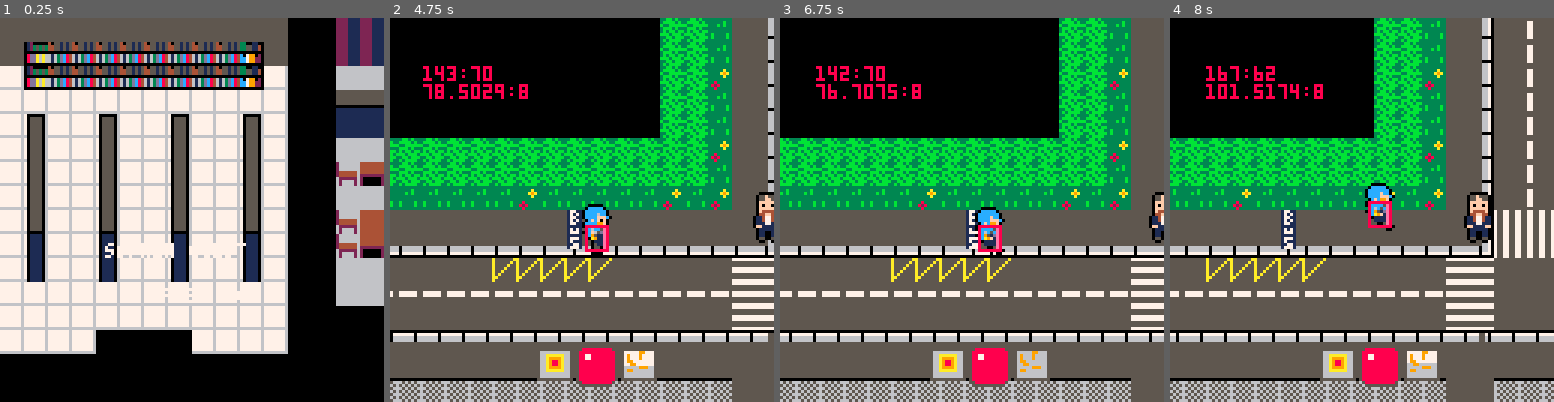
Above: before the commit, frames 1-4 (left to right).
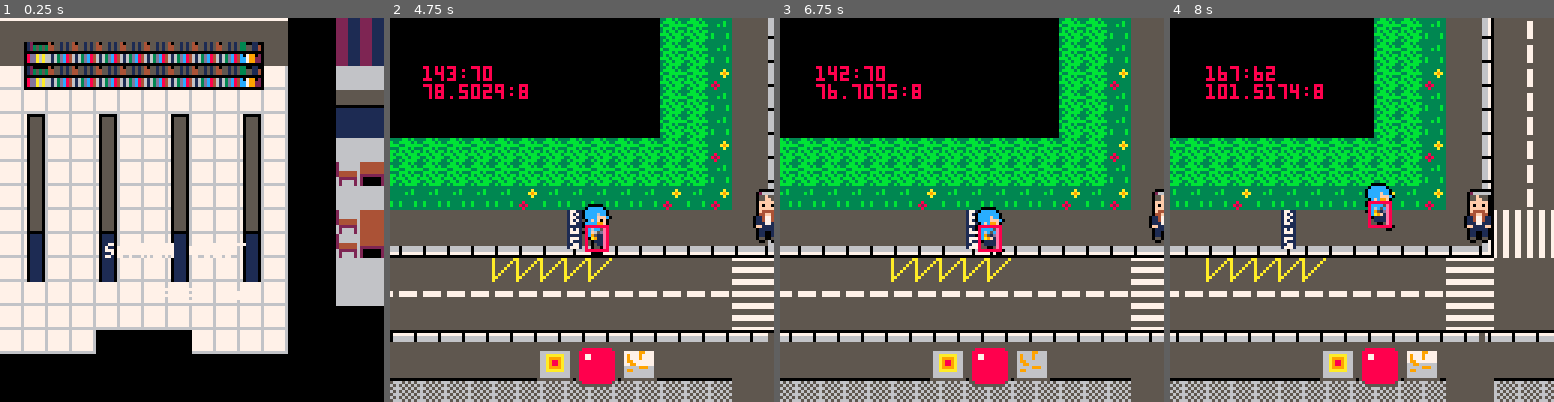
Above: after the commit, the same moments.

Repository: JasonHaenlin/pico-8-sophiaquest
Game: PICO-8 cartridge sophiaquest.p8
The game is run twice, just before and just after one commit, with the same random seed, the same clock (stepped at 60 frames per second) and the same inputs.
Inputs:
- Up to frame 1 (0.25 s): no input
- Up to frame 2 (4.75 s): tap X (X key) at 0.33, 1.07, 1.85, 2.97, 4.08 s; tap O (Z key) at 0.7, 1.7, 2.1, 2.5, 2.9, 3.3, 3.7, 4.1, 4.5 s; hold Right 1.6-2.1 s; hold Up 2.15-2.42 s; hold Right 2.47-3.03 s; hold Left 3.08-3.58 s; hold Down 3.63-3.97 s; hold Right 4.02-4.68 s; hold Up from 4.73 s (still down)
- Up to frame 3 (6.75 s): tap O (Z key) every 0.4 s from 4.9 to 6.5 s; release Up at 5.03 s; hold Left 5.08-5.68 s; tap X (X key) at 5.2, 6.32 s; hold Down 5.73-6.03 s; hold Right 6.08-6.58 s; hold Right from 6.63 s (still down)
- Up to frame 4 (8 s): tap O (Z key) at 6.9, 7.3, 7.7 s; release Right at 7.13 s; hold Up 7.18-7.45 s; tap X (X key) at 7.43 s; hold Right from 7.5 s (still down)

The runs differ from the first frame. In frame 1, 0.6% of the frame differs, in the area x 0-75%, y 0-1%; in frame 2, less than 0.1%; in frame 3, less than 0.1%; in frame 4, less than 0.1%.

Commit message:
Redifined walls in offices and added victory music.

Diff:
--- a/sophiaquest.p8
+++ b/sophiaquest.p8
@@ -1447,7 +1447,7 @@
 
 __gff__
 000000000000000000000000000000000000000000000000000000000000000000000000000000000000000000000000000000808000000002a000000000000000000000000080008000000000000000000000000000000080000000000000000000000000000080800000000000000005050505000000000000000000000000
-0000008080800000000000000000000000000080808000000000000000000000000000808080000000000000000000000000008080800000000000000000000000000000000000000000000000000000000000000000000000000000000000000000000000000000000000000000000000000000000000000000000000000000
+0000008080800000000000000000000500000080808000000000000000000000000000808080000000000000000000000000008080800000000000000000000000000000000000000000000000000000000000000000000000000000000000000000000000000000000000000000000000000000000000000000000000000000
 __map__
 0000000000000000000000000000000000000000000000000000000000000000000000000000000000000000000000000000000000000000000000000000000000000000000000000000000000000000001718180708080808080808080809181819000000000000000000000000000000000000000000000000000000000000
 0000000000000000000000000000000000000000000202215152121512505121210708080808080808080809000000000202020708080808080808080808080808080951515212151250020000000000002728281718181818181818181819282829000000000000000000000000000000000000000000000000000000000000
@@ -1455,7 +1455,7 @@
 0000000000000000000000000000000000000000000202315152121512505102212728282828282828282829000000003334021718181818181818181818181818181951515212151250020000000000001a1b1b1d0d0d1e0d0d0d1e0d0d1f1b1b1c020200000000000000000000000000000000000000000000000000000000
 0000000000000000000000000000000000000000000202215152121512505102211d1e1e1e1e0d1e1e1e1e1f000000002324021718181818181818181818181818181951515212151250020000000000001a1b1b2d2e2e2e2e2e2e2e2e2e2f1b431c020200000000000000000000000000000000000000000000000000000000
 0000000000000000000000000000000000000000000202215152121512505102212d2e04042e0d2e04042e2f000000003334022728282828282828282828282828282951515212151250020000000202021a1b1b2d2e04042e2e2e04042e2f1b531c020202020000000000000000000000000000000000000000000000000000
-0002020202020202020202020202020202020202020202315152121512505123242d2e14142e2e2e14142e2f000000002324020a0b0b0b0b0b0b0b0b0b0b0b0b0b0b0c51515212151250020000002121212121212d2e14142e2e2e14142e2f121212212121210000000000000000000000000000000000000000000000000000
+0002020202020202020202020202020202020202020202315152121512505123242d2e14142e2e2e14142e2f000000002324020a666666660b666666660b666666660c51515212151250020000002121212121212d2e14142e2e2e14142e2f121212212121210000000000000000000000000000000000000000000000000000
 0002020202020202020202020202020202020202020202215152121512505133343131121231313112123131000000003334021a1b04041b1b1b04041b1b1b04041b1c51515212151250020000005151515151515151515151515151515151515151035151510000000000000000000000000000000000000000000000000000
 0021212121212121212121212121213121212121213121315152121512505102020202121202020212120202000000000202021a1b14141b1b1b14141b1b1b14141b1c51515212151250020000006161616161616161616161616161616161616161136161610000000000000000000000000000000000000000000000000000
 0051511251515151511251515151515151035151515151515152050505505151515151515151515112121212000000005151515151515130303051513030305151515151515212151250020000001212121212121212121212121212121212120606060606120000000000000000000000000000000000000000000000000000
@@ -1468,17 +1468,17 @@
 0010101022222210101010101010101010101010101010105151101010101010101010101010101010101010000000005151515151515151515151515151515151515151515102020217181818181818181921000000000000000000000000000000000000000000000000000000000000000000000000000000000000000000
 0020202032323220202020202020202020202020202020205151202020202020202020202020202020202020000000006161616161616161616161616161616161511251515102213117181818181818181921000000000000000000000000000000000000000000000000000000000000000000000000000000000000000000
 0002121212121212161212161212164445161212162324310e0f212121212121212121212121212121212102000000007412121612121644451644451612121612121251510221232427282828282828282921000000000000000000000000000000000000000000000000000000000000000000000000000000000000000000
-0002121212121212161212161212165455161212163334020e0f21310221212121212121212121212121210200000000741212161212165455165455161212161251121251022133341d0d0d0d0d0d0d0d1f21000000000000000000000000000000000000000000000000000000000000000000000000000000000000000000
-0002070808080809161212161212166465161212162102210e0f21212121020202020202020202020202020200000000741212161212166465166465161212161251121251022131212d0d0d0d0d0d0d0d2f21000000000000000000000000000000000000000000000000000000000000000000000000000000000000000000
+0002121212121212161212161212165455161212163334020e0f21310221212121212121212121212121210200000000741212161212165455165455161212161251125151022133341d0d0d0d0d0d0d0d1f21000000000000000000000000000000000000000000000000000000000000000000000000000000000000000000
+0002070808080809161212161212166465161212162102210e0f21212121020202020202020202020202020200000000741212161212166465166465161212161251125151022131212d0d0d0d0d0d0d0d2f21000000000000000000000000000000000000000000000000000000000000000000000000000000000000000000
 000217181818181912121212121212121212121212121212121221212121020202020202020202020000000000000000741212121212121212121212121212121251125112022324212d2e2e2e2e2e2e2e2f21000000000000000000000000000000000000000000000000000000000000000000000000000000000000000000
 000227282828282912120708080808080808080808091212121207080808080808080808080902020000000000000000741212121212121212121212121212121212125112023334212d2e04042e04042e2f21000000000000000000000000000000000000000000000000000000000000000000000000000000000000000000
-00020a1b1b1b1b0c12121718181818181818181818191212121217181818181818181818181902020000000000000000741212352525362525362525362525362525261212022121022d2e14142e14142e2f02000000000000000000000000000000000000000000000000000000000000000000000000000000000000000000
+00020a666666660c12121718181818181818181818191212121217181818181818181818181902020000000000000000741212352525362525362525362525362525261212022121022d2e14142e14142e2f02000000000000000000000000000000000000000000000000000000000000000000000000000000000000000000
 00021a1b04041b1c121227282828282828282828282912121212272828282828282828282829020200000000000000007412121644451644451612121644451612121612121202310202021212301212020274000000000000000000000000000000000000000000000000000000000000000000000000000000000000000000
-00021a1b14141b1c12120a0b0b0b0b0b0b0b0b0b0b0c121212120a0b0b0b0b0b0b0b0b0b0b0c020200000000000000007412121654551654551612121654551612121612121202213112121212121212121274000000000000000000000000000000000000000000000000000000000000000000000000000000000000000000
+00021a1b14141b1c12120a0d0d0d0d0d0d0d0d0d0d0c121212120a0b0b0b0b0b0b0b0b0b0b0c020200000000000000007412121654551654551612121654551612121612121202213112121212121212121274000000000000000000000000000000000000000000000000000000000000000000000000000000000000000000
 000231121212121212121a0d0d1b1b0d0d1b1b0d0d1c121212121a0d0d1b1b0d0d1b1b0d0d1c020200000000000000007412121664651664651612121664651612121612121212020212121240414212121274000000000000000000000000000000000000000000000000000000000000000000000000000000000000000000
 000231121212121212121a1b1b1b1b1b1b1b1b1b1b1c121212121a1b1b1b1b1b1b1b1b1b1b1c020200000000000000007412121212121212121212121212121212121212121212121212121250305212121274000000000000000000000000000000000000000000000000000000000000000000000000000000000000000000
-000231121212121212121a1b1b04041b1b04041b1b1c121212121a1b1b04041b1b04041b1b1c020200000000000000007412121212121212121212121212121212121212121212121212121260616212121274000000000000000000000000000000000000000000000000000000000000000000000000000000000000000000
-000231121212121212121a1b1b14141b1b14141b1b1c121212121a1b1b14141b1b14141b1b1c020200000000000000000708080808080809020207080808080808080808080808080907080808080808080974000000000000000000000000000000000000000000000000000000000000000000000000000000000000000000
+000231121212121212121a1b1b04041b1b04041b1b1c121212121a1b1b1b1b04041b1b1b1b1c020200000000000000007412121212121212121212121212121212121212121212121212121260616212121274000000000000000000000000000000000000000000000000000000000000000000000000000000000000000000
+000231121212121212121a1b1b14141b1b14141b1b1c121212121a1b1b1b1b14141b1b1b1b1c020200000000000000000708080808080809020207080808080808080808080808080907080808080808080974000000000000000000000000000000000000000000000000000000000000000000000000000000000000000000
 0002311212121212121212121212121212121212121212121212121212121212121212121212020200000000000000001718181818181819020217181818181818181818181818181917181818181818181974000000000000000000000000000000000000000000000000000000000000000000000000000000000000000000
 000231121212121212121212121212121212121212121212121212121212121212121212121202020000000000000000eeeeeeeeeeeeeeeeeeeeeeeeeeeeeeeececccccccecccceecc00000000000000000000000000000000000000000000000000000000000000000000000000000000000000000000000000000000000000
 
Not shown, changed: 52 lines of the sprite sheet (__gfx__) section of sophiaquest.p8
Not shown, changed: the music (__music__) section of sophiaquest.p8
Not shown, changed: the sound effects (__sfx__) section of sophiaquest.p8
